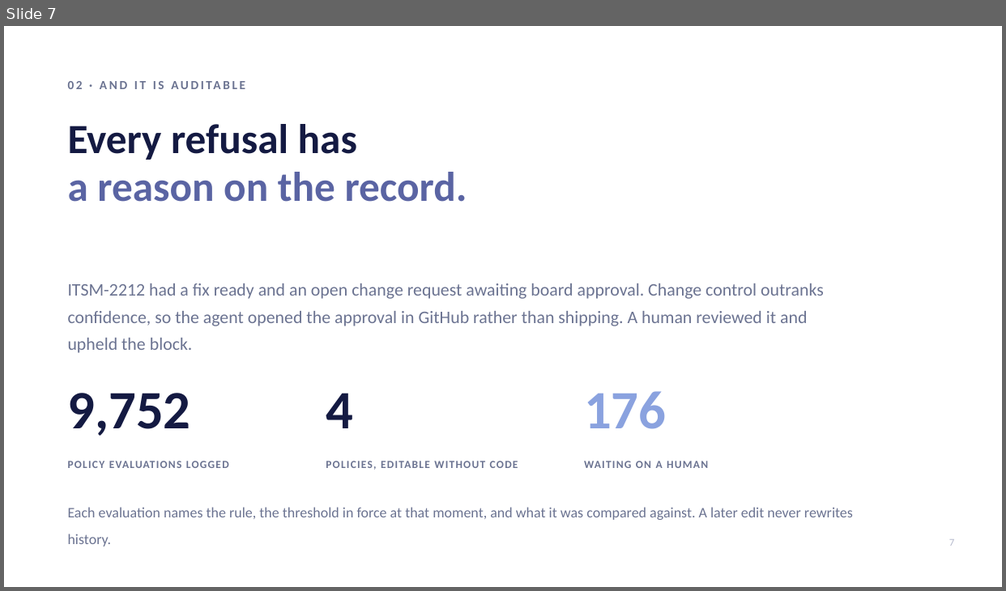
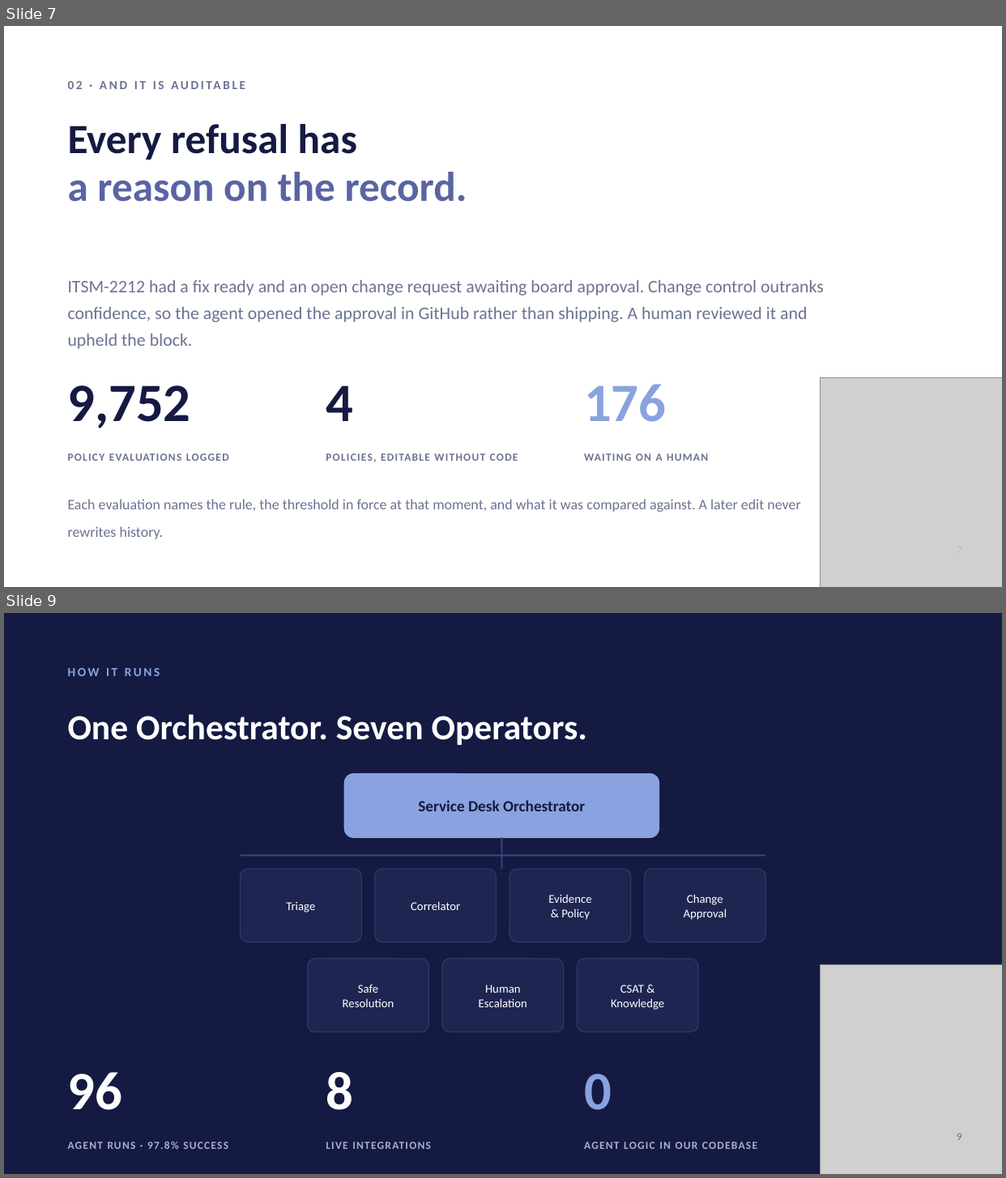
Before and after one commit to ZenBen5173/service-desk-command-center, a slide deck: docs/Service-Desk-Command-Center.pptx. Shown one above the other, each under a label of ours: slide 7 before the commit, slides 7 and 9 after it; the slides between them are not shown. The pictures are 1006x591 and 1006x1178 pixels, drawn with LibreOffice and Linux fonts; fonts in the diff are those of the drawing; grey boxes stand for pictures. Boxes give left, top, right and bottom in pixels: in the first picture for what was removed or moved away, otherwise in the second. Text is boxed around its words. In the diff, an @@ line names an element or a change of style, - is before the commit and + after.

```diff
--- a/docs/Service-Desk-Command-Center.pptx
+++ b/docs/Service-Desk-Command-Center.pptx
@@ slide 9 added at (4, 613, 1002, 1174), background #141A42 @@
@@ text added at (68, 668, 160, 676), 12 pt, text #8AA2DF, bold @@
+HOW IT RUNS
@@ text added at (68, 714, 587, 745), 34 pt, text #FFFFFF, bold @@
+One Orchestrator. Seven Operators.
@@ rounded rectangle added at (345, 774, 659, 837), fill #8AA2DF, outline #8AA2DF 1 pt @@
@@ text added at (418, 800, 585, 811), 15 pt, text #141A42, bold @@
+Service Desk Orchestrator
@@ line added from (240, 855) to (766, 855), #3E4780 1.5 pt @@
@@ line added from (502, 837) to (502, 869), #3E4780 1.5 pt @@
@@ rounded rectangle added at (240, 869, 361, 943), fill #1E2551, outline #2E3768 1 pt @@
@@ rounded rectangle added at (375, 869, 496, 943), fill #1E2551, outline #2E3768 1 pt @@
@@ rounded rectangle added at (509, 869, 631, 943), fill #1E2551, outline #2E3768 1 pt @@
@@ rounded rectangle added at (644, 869, 765, 943), fill #1E2551, outline #2E3768 1 pt @@
@@ text added at (286, 902, 315, 913), 11.5 pt, text #FFFFFF @@
+Triage
@@ text added at (411, 901, 460, 910), 11.5 pt, text #FFFFFF @@
+Correlator
@@ text added at (548, 894, 591, 920), 11.5 pt, text #FFFFFF @@
+Evidence
+& Policy
@@ text added at (684, 894, 727, 920), 11.5 pt, text #FFFFFF @@
+Change
+Approval
@@ rounded rectangle added at (307, 959, 428, 1033), fill #1E2551, outline #2E3768 1 pt @@
@@ rounded rectangle added at (443, 959, 564, 1033), fill #1E2551, outline #2E3768 1 pt @@
@@ rounded rectangle added at (577, 959, 699, 1033), fill #1E2551, outline #2E3768 1 pt @@
@@ picture added at (820, 965, 1002, 1174) @@
@@ text added at (343, 985, 394, 1007), 11.5 pt, text #FFFFFF @@
+Safe
+Resolution
@@ text added at (479, 985, 527, 1007), 11.5 pt, text #FFFFFF @@
+Human
+Escalation
@@ text added at (611, 985, 664, 1010), 11.5 pt, text #FFFFFF @@
+CSAT &
+Knowledge
@@ text added at (68, 1072, 123, 1110), 52 pt, text #FFFFFF, bold @@
+96
@@ text added at (326, 1072, 353, 1110), 52 pt, text #FFFFFF, bold @@
+8
@@ text added at (584, 1074, 612, 1110), 52 pt, text #8AA2DF, bold @@
+0
@@ text added at (68, 1142, 228, 1149), 10.5 pt, text #A8AECB, bold @@
+AGENT RUNS · 97.8% SUCCESS
@@ text added at (326, 1142, 431, 1149), 10.5 pt, text #A8AECB, bold @@
+LIVE INTEGRATIONS
@@ text added at (584, 1142, 757, 1149), 10.5 pt, text #A8AECB, bold @@
+AGENT LOGIC IN OUR CODEBASE
@@ text added at (957, 1134, 961, 1140), 10 pt, text #5A6497 @@
+9
@@ slide 7 changed as well @@
@@ text "ITSM-2212 had a fix ready ...": place and size @@
-text "ITSM-2212 had a fix ready ..." at (68, 284, 824, 350)
+text "ITSM-2212 had a fix ready ..." at (68, 280, 824, 349)
@@ picture added at (820, 378, 1002, 587) @@
@@ 6 texts: place and size @@
-6 texts at (68, 391, 708, 470)
+6 texts at (68, 384, 708, 463)
@@ text "Each evaluation names the rule, ..." rewrapped from (68, 507, 853, 547) to (68, 499, 800, 540) @@
@@ text removed at (949, 540, 954, 546) @@
-7
```
Also in this commit, not shown: 9 other slides changed, 1 slide removed, 1 other file.
